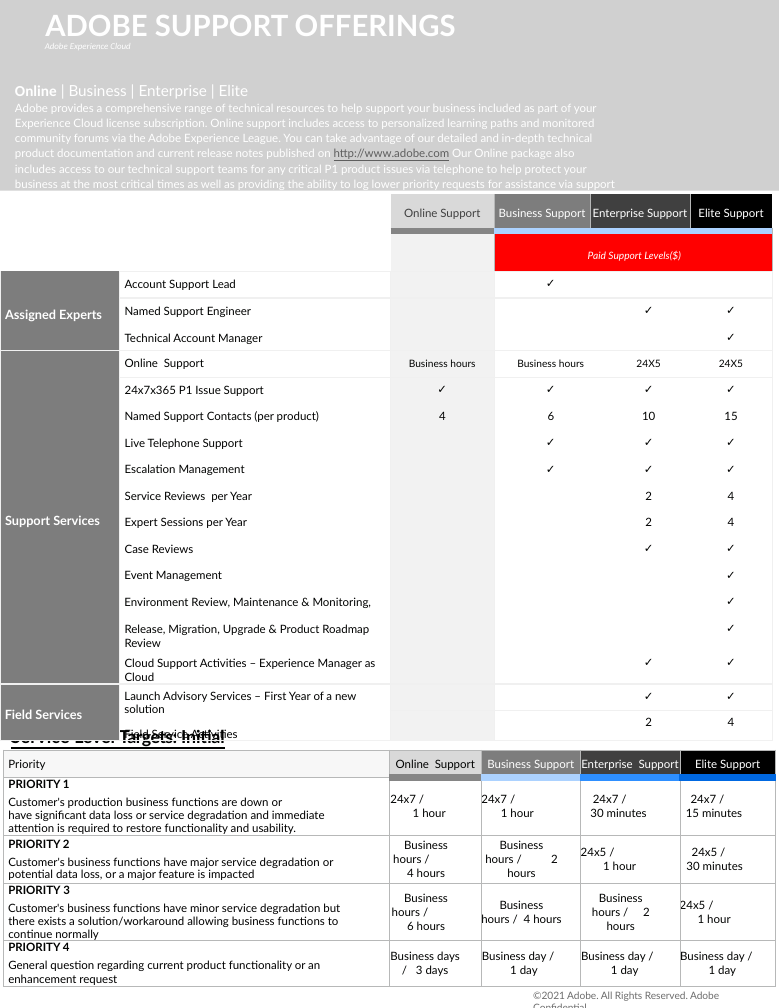
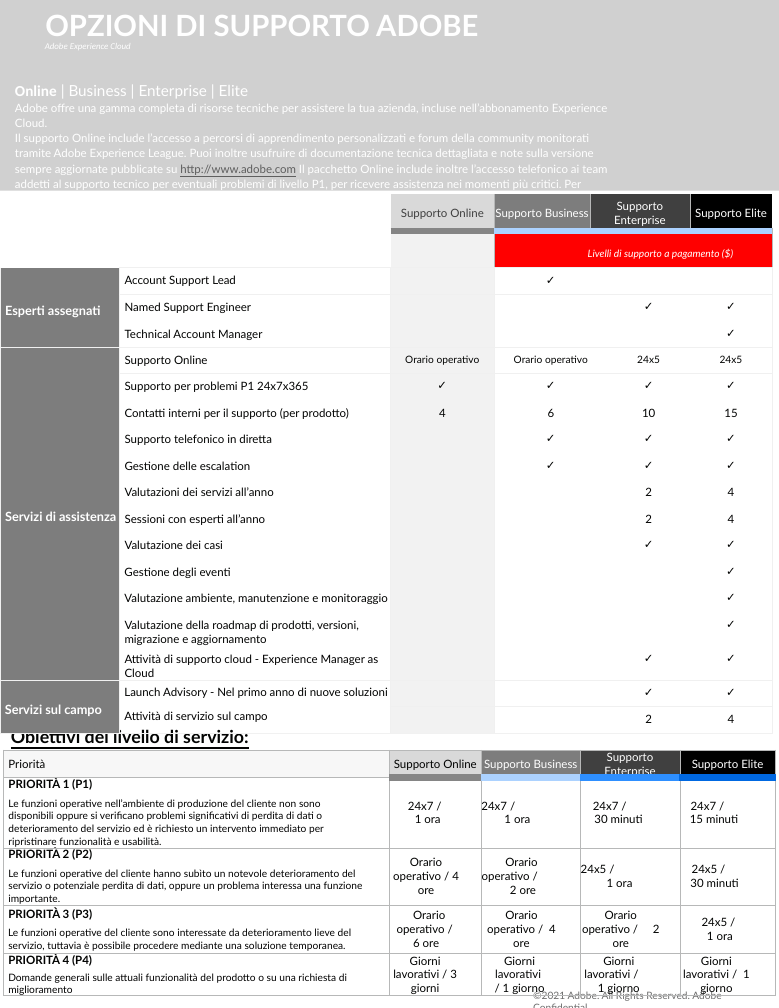
Before and after one commit to AdobeDocs/support-resources.it-IT, a slide deck: slide 1 of help/data-sheets/assets/OnlineSupportDatasheet.pptx. Drawn at 779x1008 pixels with LibreOffice and Linux fonts; fonts in the diff are those of the drawing; grey boxes stand for pictures; background and template pictures are left out. Boxes give left, top, right and bottom in pixels: in the first picture for what was removed or moved away, otherwise in the second. Text is boxed around its words. In the diff, an @@ line names an element or a change of style, - is before the commit and + after.

```diff
--- a/help/data-sheets/assets/OnlineSupportDatasheet.pptx
+++ b/help/data-sheets/assets/OnlineSupportDatasheet.pptx
@@ title at [45,15,478,36]: text changed @@
-ADOBE SUPPORT OFFERINGS
+OPZIONI DI SUPPORTO ADOBE
@@ text at [15,85,608,190]: text changed @@
-Online | Business | Enterprise | Elite
-Adobe provides a comprehensive range of technical resources to help support your business included as part of your Experience Cloud license subscription. Online support includes access to personalized learning paths and monitored community forums via the Adobe Experience League. You can take advantage of our detailed and in-depth technical product documentation and current release notes published on http://www.adobe.com Our Online package also includes access to our technical support teams for any critical P1 product issues via telephone to help protect your business at the most critical times as well as providing the ability to log lower priority requests for assistance via support web portal.
+Online | Business | Enterprise | Elite
+Adobe offre una gamma completa di risorse tecniche per assistere la tua azienda, incluse nell’abbonamento Experience Cloud.
+Il supporto Online include l’accesso a percorsi di apprendimento personalizzati e forum della community monitorati tramite Adobe Experience League. Puoi inoltre usufruire di documentazione tecnica dettagliata e note sulla versione sempre aggiornate pubblicate su http://www.adobe.com Il pacchetto Online include inoltre l’accesso telefonico ai team addetti al supporto tecnico per eventuali problemi di livello P1, per ricevere assistenza nei momenti più critici. Per problemi di minore criticità, è possibile inviare richieste
+di supporto tramite il portale web.
@@ table at [0,194,772,727] @@
-row 1:  |  | Online Support | Business Support | Enterprise Support |  | Elite Support
+row 1:  |  | Supporto Online | Supporto Business | Supporto Enterprise |  | Supporto Elite
-row 2, column 4: Paid Support Levels($)
+row 2, column 4: Livelli di supporto a pagamento ($)
-row 3, column 1: Assigned Experts
+row 3, column 1: Esperti assegnati
-row 6: Support Services | Online Support | Business hours | Business hours |  | 24X5 | 24X5
+row 6: Servizi di assistenza | Supporto Online | Orario operativo | Orario operativo |  | 24x5 | 24x5
-row 7, column 2: 24x7x365 P1 Issue Support
+row 7, column 2: Supporto per problemi P1 24x7x365
-row 8, column 2: Named Support Contacts (per product)
+row 8, column 2: Contatti interni per il supporto (per prodotto)
-row 9, column 2: Live Telephone Support
+row 9, column 2: Supporto telefonico in diretta
-row 10, column 2: Escalation Management
+row 10, column 2: Gestione delle escalation
-row 11, column 2: Service Reviews per Year
+row 11, column 2: Valutazioni dei servizi all’anno
-row 12, column 2: Expert Sessions per Year
+row 12, column 2: Sessioni con esperti all’anno
-row 13, column 2: Case Reviews
+row 13, column 2: Valutazione dei casi
-row 14, column 2: Event Management
+row 14, column 2: Gestione degli eventi
-row 15, column 2: Environment Review, Maintenance & Monitoring,
+row 15, column 2: Valutazione ambiente, manutenzione e monitoraggio
-row 16, column 2: Release, Migration, Upgrade & Product Roadmap Review
+row 16, column 2: Valutazione della roadmap di prodotti, versioni, migrazione e aggiornamento
-row 17, column 2: Cloud Support Activities – Experience Manager as Cloud
+row 17, column 2: Attività di supporto cloud - Experience Manager as Cloud
-row 18, column 1: Field Services
+row 18, column 1: Servizi sul campo
-row 18, column 2: Launch Advisory Services – First Year of a new solution / Field Service Activities
+row 18, column 2: Launch Advisory - Nel primo anno di nuove soluzioni / Attività di servizio sul campo
@@ text at [11,728,249,768]: text changed @@
-Service Level Targets: Initial Response
+Obiettivi del livello di servizio: risposta iniziale
@@ table at [4,750,775,999] @@
-row 1: Priority | Online Support | Business Support | Enterprise Support | Elite Support
+row 1: Priorità | Supporto Online | Supporto Business | Supporto Enterprise | Supporto Elite
-row 2: PRIORITY 1 / Customer's production business functions are down or have significant data loss or service degradation and immediate attention is required to restore functionality and usability. | 24x7 / 1 hour | 24x7 / 1 hour | 24x7 / 30 minutes | 24x7 / 15 minutes
+row 2: PRIORITÀ 1 (P1) / Le funzioni operative nell’ambiente di produzione del cliente non sono disponibili oppure si verificano problemi significativi di perdita di dati o deterioramento del servizio ed è richiesto un intervento immediato per ripristinare funzionalità e usabilità. | 24x7 / 1 ora | 24x7 / 1 ora | 24x7 / 30 minuti | 24x7 / 15 minuti
-row 3: PRIORITY 2 / Customer's business functions have major service degradation or potential data loss, or a major feature is impacted | Business hours / 4 hours | Business hours / 2 hours | 24x5 / 1 hour | 24x5 / 30 minutes
+row 3: PRIORITÀ 2 (P2) / Le funzioni operative del cliente hanno subìto un notevole deterioramento del servizio o potenziale perdita di dati, oppure un problema interessa una funzione importante. | Orario operativo / 4 ore | Orario operativo / 2 ore | 24x5 / 1 ora | 24x5 / 30 minuti
-row 4: PRIORITY 3 / Customer's business functions have minor service degradation but there exists a solution/workaround allowing business functions to continue normally | Business hours / 6 hours | Business hours / 4 hours | Business hours / 2 hours | 24x5 / 1 hour
+row 4: PRIORITÀ 3 (P3) / Le funzioni operative del cliente sono interessate da deterioramento lieve del servizio, tuttavia è possibile procedere mediante una soluzione temporanea. | Orario operativo / 6 ore | Orario operativo / 4 ore | Orario operativo / 2 ore | 24x5 / 1 ora
-row 5: PRIORITY 4 / General question regarding current product functionality or an enhancement request | Business days / 3 days | Business day / 1 day | Business day / 1 day | Business day / 1 day
+row 5: PRIORITÀ 4 (P4) / Domande generali sulle attuali funzionalità del prodotto o su una richiesta di miglioramento | Giorni lavorativi / 3 giorni | Giorni lavorativi / 1 giorno | Giorni lavorativi / 1 giorno | Giorni lavorativi / 1 giorno
@@ text "©2021 Adobe. All Rights Reserved. ..." at [533,990,721,1001]: letter spacing -0.1 to 0 pt @@
```
Also in this commit, not shown: 2 other slides changed, 7 other files.
